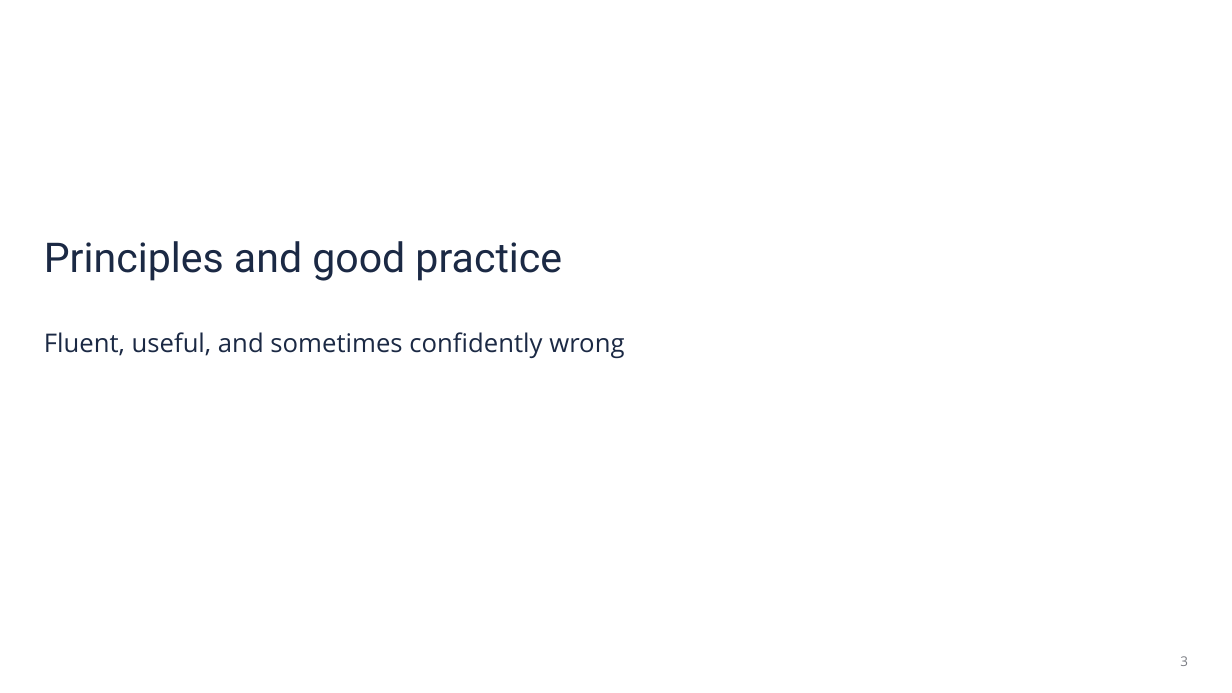
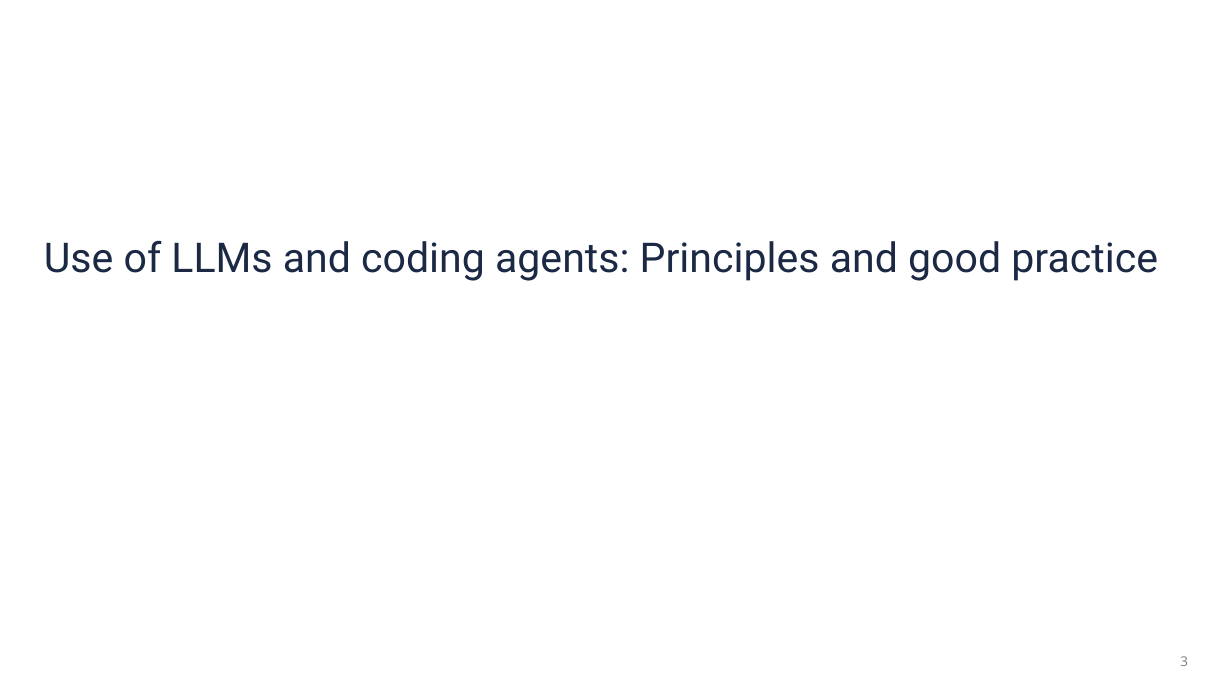
Before and after one commit to CompOmics/ML_AI_Analytical_Chemistry_Course, a slide deck: slide 1 of 05_LLM_Tools/slides/5_3_Part5_LLM_slides.pptx. Drawn at 1232x693 pixels with LibreOffice and Linux fonts; fonts in the diff are those of the drawing. Boxes give left, top, right and bottom in pixels: in the first picture for what was removed or moved away, otherwise in the second. Text is boxed around its words. In the diff, an @@ line names an element or a change of style, - is before the commit and + after.

```diff
--- a/05_LLM_Tools/slides/5_3_Part5_LLM_slides.pptx
+++ b/05_LLM_Tools/slides/5_3_Part5_LLM_slides.pptx
@@ text at (44,240,1158,281): text changed @@
-Principles and good practice
+Use of LLMs and coding agents: Principles and good practice
@@ text removed at (44,332,624,358) @@
-Fluent, useful, and sometimes confidently wrong
```
Also in this commit, not shown: 5 other slides changed.
